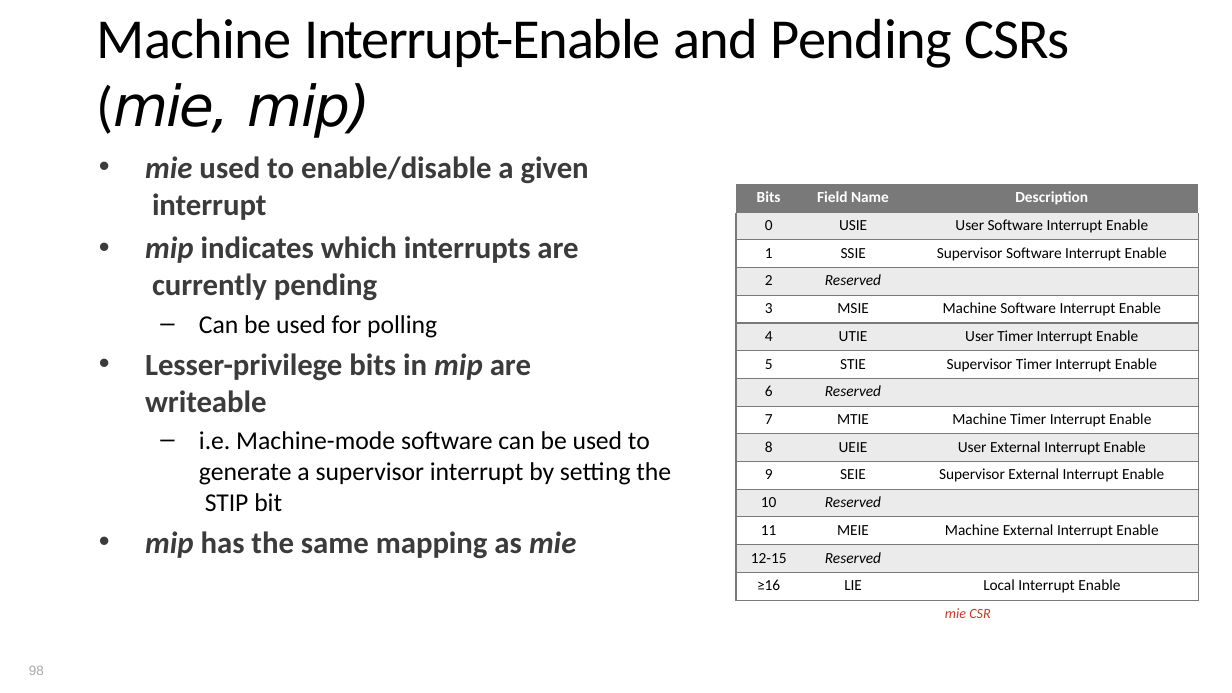
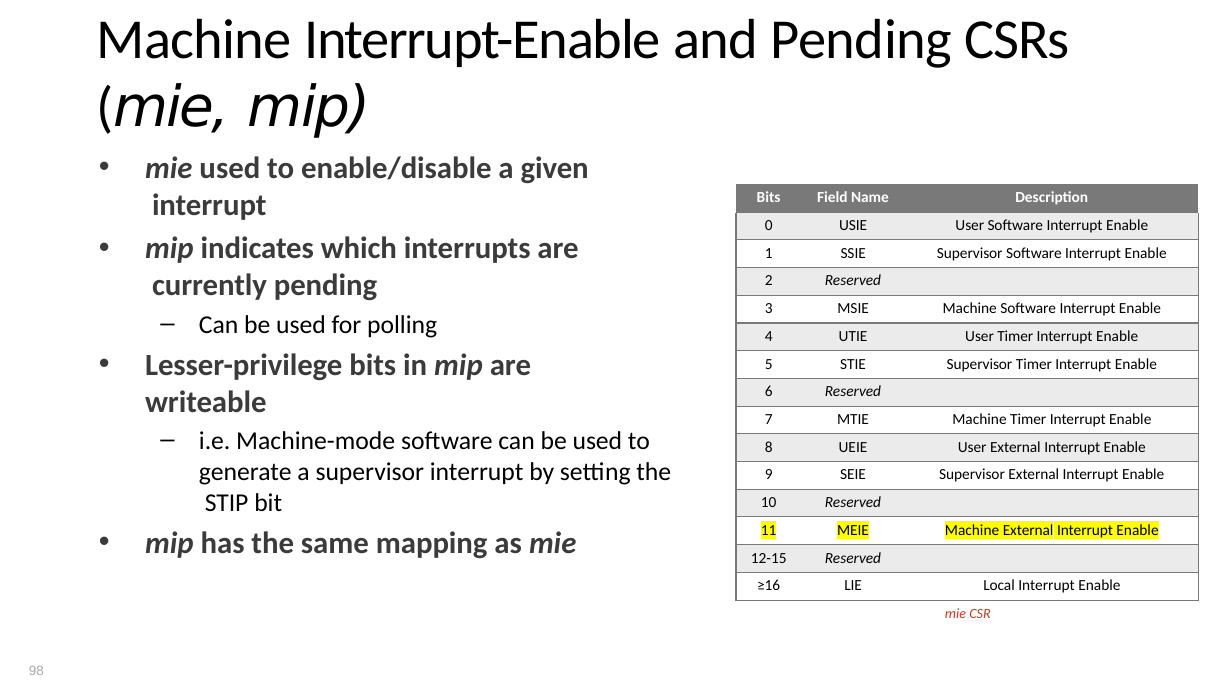
Before and after one commit to PG-DESD/CDAC_Sharing_Data, a slide deck: slide 98 of Microprocessor/TheoryLectures/RISC-V_Theory.pptx. Drawn at 1232x693 pixels with LibreOffice and Linux fonts; fonts in the diff are those of the drawing. Boxes give left, top, right and bottom in pixels: in the first picture for what was removed or moved away, otherwise in the second. Text is boxed around its words. In the diff, an @@ line names an element or a change of style, - is before the commit and + after.

```diff
--- a/Microprocessor/TheoryLectures/RISC-V_Theory.pptx
+++ b/Microprocessor/TheoryLectures/RISC-V_Theory.pptx
@@ table at (737,184,1200,601) @@
@@ highlight none to #FFFF00 in "11", "MEIE", "Machine External Interrupt Enable" @@
```
Also in this commit, not shown: 7 other slides changed, 19 other files.
